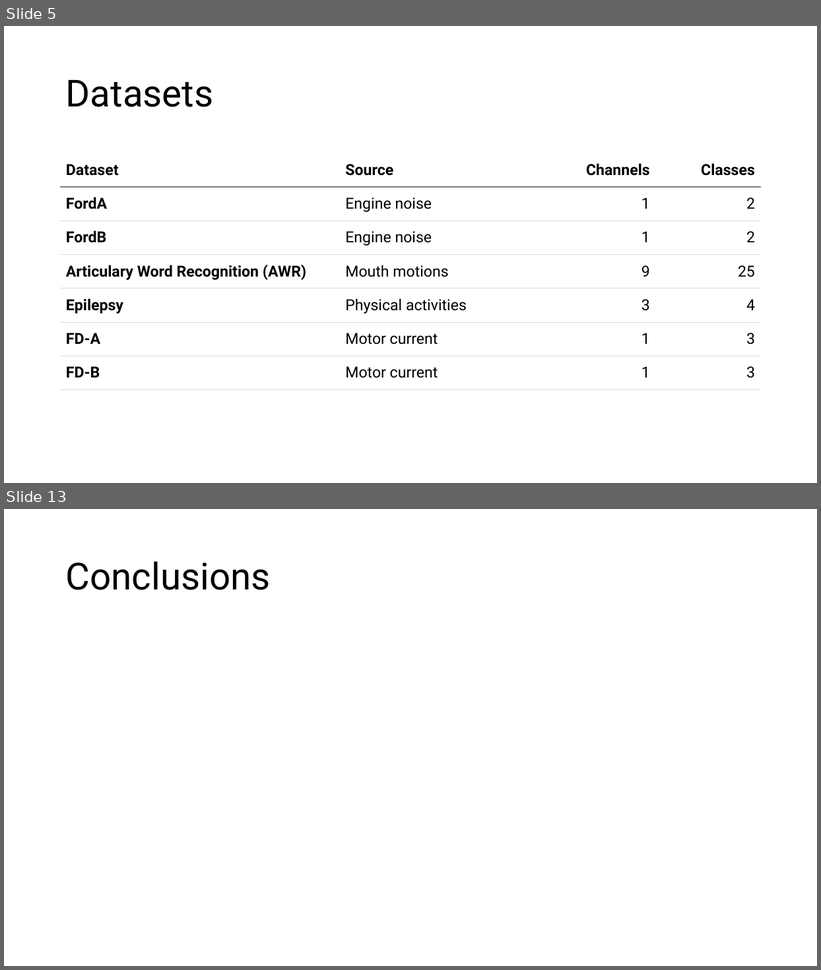
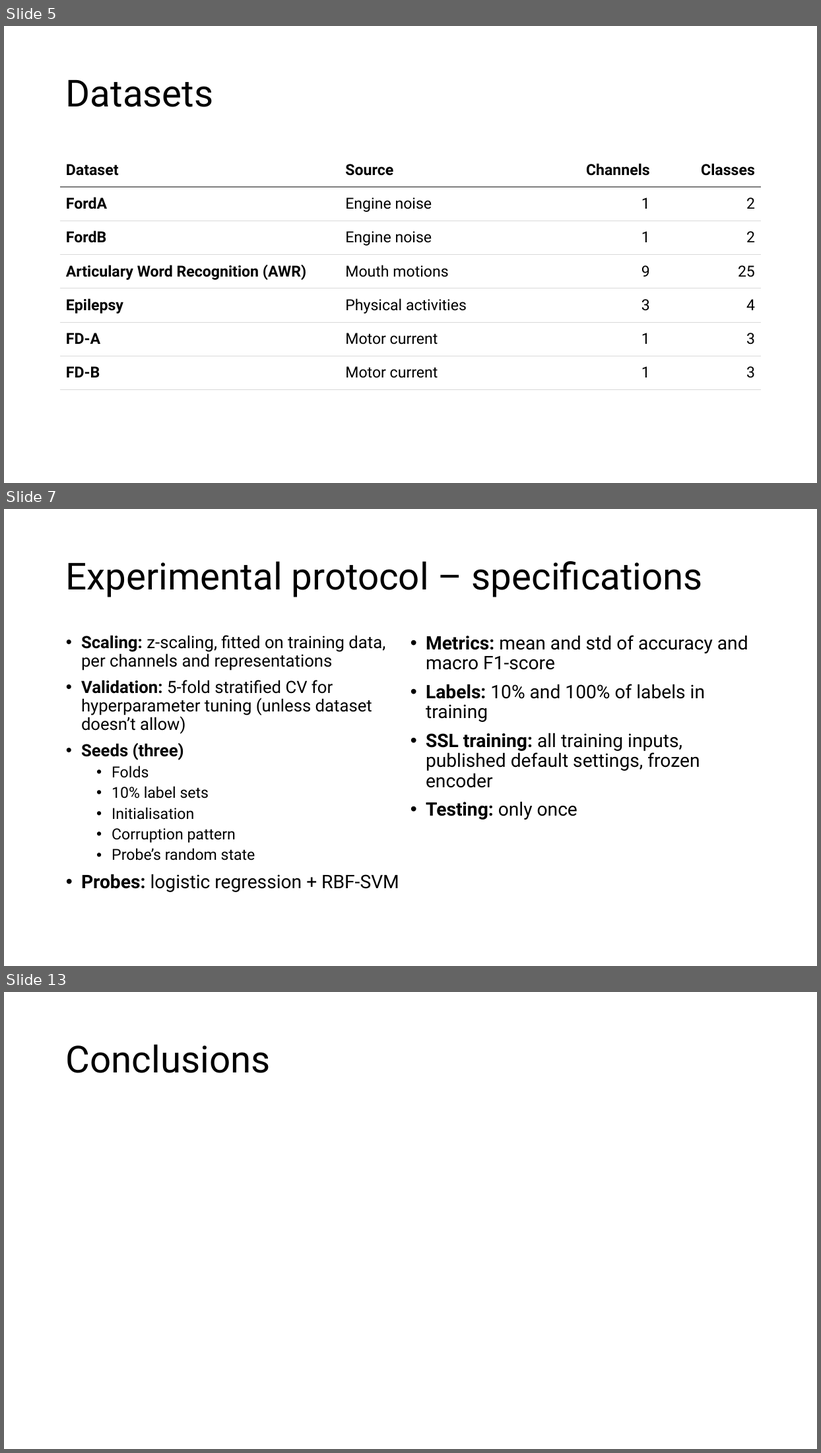
Before and after one commit to FVardi/PhD-Courses, a slide deck: Deep learning for time-series/Assignment 4/Presentation.pptx. Shown one above the other, each under a label of ours: slides 5 and 13 before the commit, slides 5, 7 and 13 after it; the slides between them are not shown. The pictures are 821x970 and 821x1453 pixels, drawn with LibreOffice and Linux fonts; fonts in the diff are those of the drawing. Boxes give left, top, right and bottom in pixels: in the first picture for what was removed or moved away, otherwise in the second. Text is boxed around its words. In the diff, an @@ line names an element or a change of style, - is before the commit and + after.

```diff
--- a/Deep learning for time-series/Assignment 4/Presentation.pptx
+++ b/Deep learning for time-series/Assignment 4/Presentation.pptx
@@ slide 7 added at bbox=[4, 509, 817, 966], background #FFFFFF @@
@@ title added at bbox=[66, 561, 703, 597], 44 pt, text #000000 @@
+Experimental protocol – specifications
@@ text added at bbox=[81, 635, 748, 892], 22 pt, text #000000 @@
+• Scaling: z-scaling, fitted on training data, per channels and representations
+• Validation: 5-fold stratified CV for hyperparameter tuning (unless dataset doesn’t allow)
+• Seeds (three)
+  • Folds
+  • 10% label sets
+  • Initialisation
+  • Corruption pattern
+  • Probe’s random state
+• Probes: logistic regression + RBF-SVM
+• Metrics: mean and std of accuracy and macro F1-score
+• Labels: 10% and 100% of labels in training
+• SSL training: all training inputs, published default settings, frozen encoder
+• Testing: only once
```
Also in this commit, not shown: 5 slides changed, 1 other slide added, 2 slides removed.
